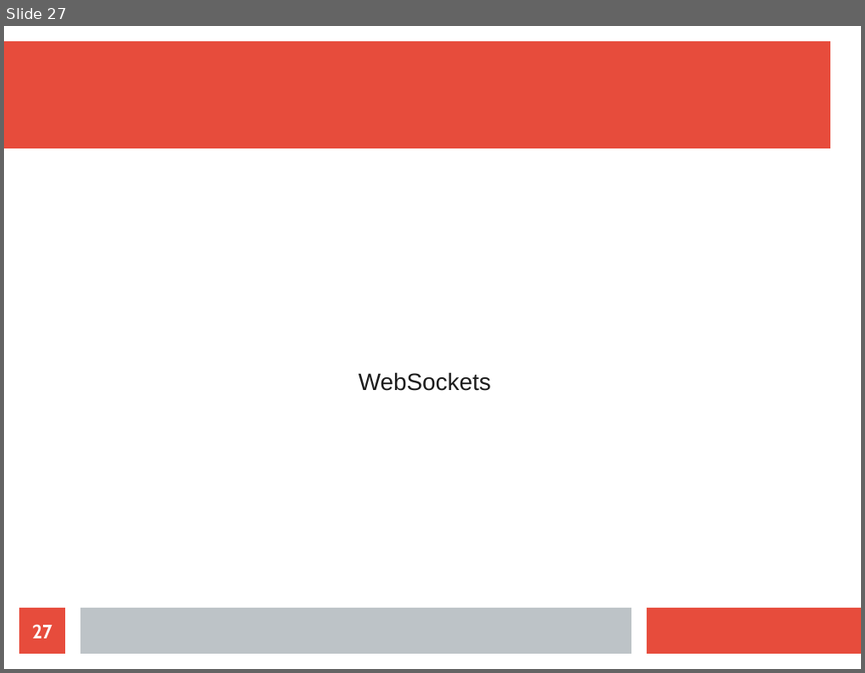
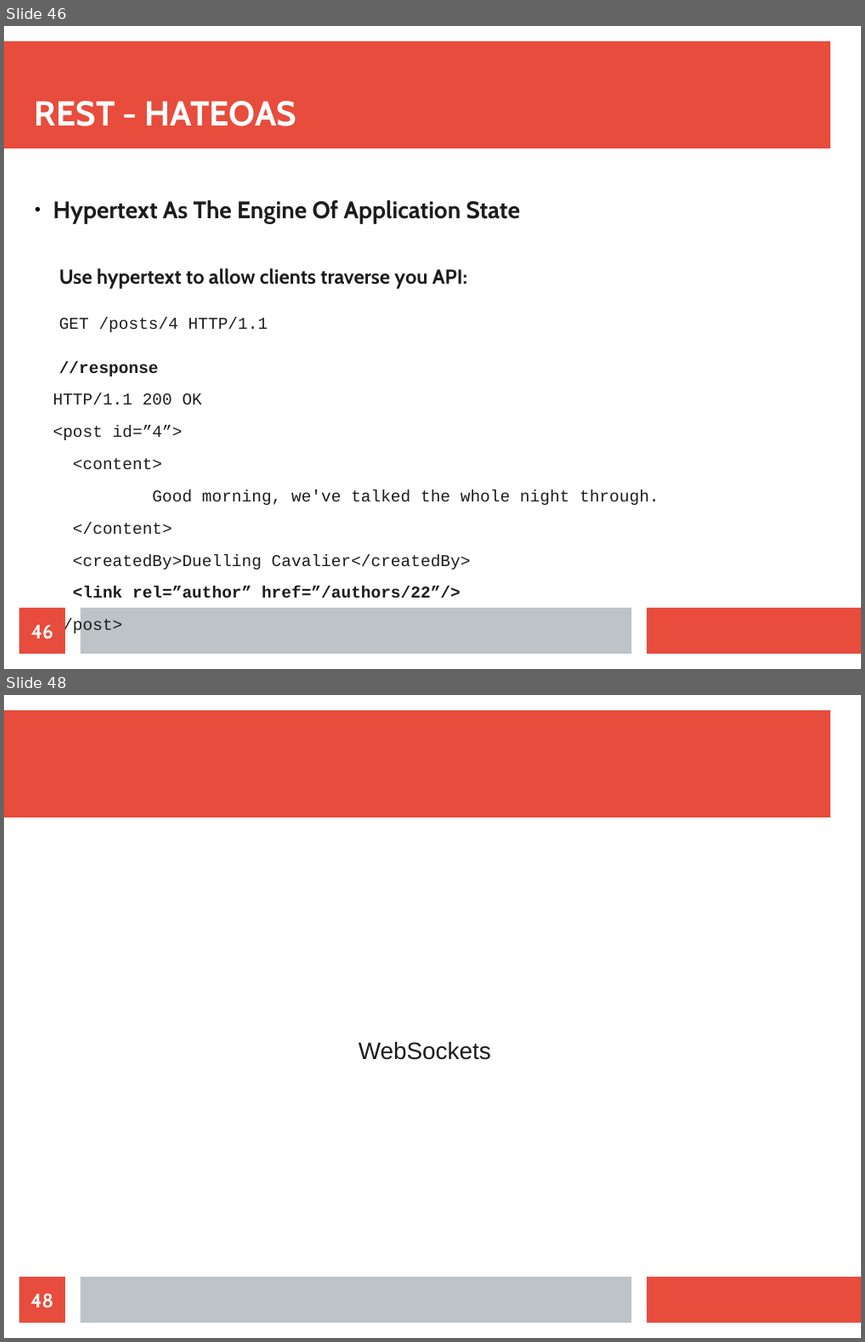
Before and after one commit to maxotta/pia-labs, a slide deck: lectures/ws_wsockets/ws_wsockets.odp. Shown one above the other, each under a label of ours: slide 27 before the commit, slides 46 and 48 after it; the slides between them are not shown. The pictures are 865x673 and 865x1342 pixels, drawn with LibreOffice and Linux fonts; fonts in the diff are those of the drawing. Boxes give left, top, right and bottom in pixels: in the first picture for what was removed or moved away, otherwise in the second. Text is boxed around its words. In the diff, an @@ line names an element or a change of style, - is before the commit and + after.

```diff
--- a/lectures/ws_wsockets/ws_wsockets.odp
+++ b/lectures/ws_wsockets/ws_wsockets.odp
@@ slide 46 added at <box>4,26,861,669</box>, background #FFFFFF; not listed: 3 template elements that a slide beside it also shows @@
@@ title added at <box>35,101,296,126</box>, 32 pt, text #FFFFFF, bold @@
+REST - HATEOAS
@@ text added at <box>53,200,658,598</box>, 15.3 pt, text #1C1C1C @@
+● Hypertext As The Engine Of Application State
+  Use hypertext to allow clients traverse you API:
+  GET /posts/4 HTTP/1.1
+  //response
+HTTP/1.1 200 OK
+<post id=”4”>
+<content>
+Good morning, we've talked the whole night through.
+</content>
+<createdBy>Duelling Cavalier</createdBy>
+<link rel=”author” href=”/authors/22”/>
+</post>
@@ page number added at <box>19,607,65,653</box>, fill #E74C3C, 18 pt, text #FFFFFF, bold @@
+46
@@ what was slide 27 is now slide 48 @@
@@ page number at <box>30,1293,53,1308</box>: text changed @@
-27
+48
```
Also in this commit, not shown: 20 other slides added.
